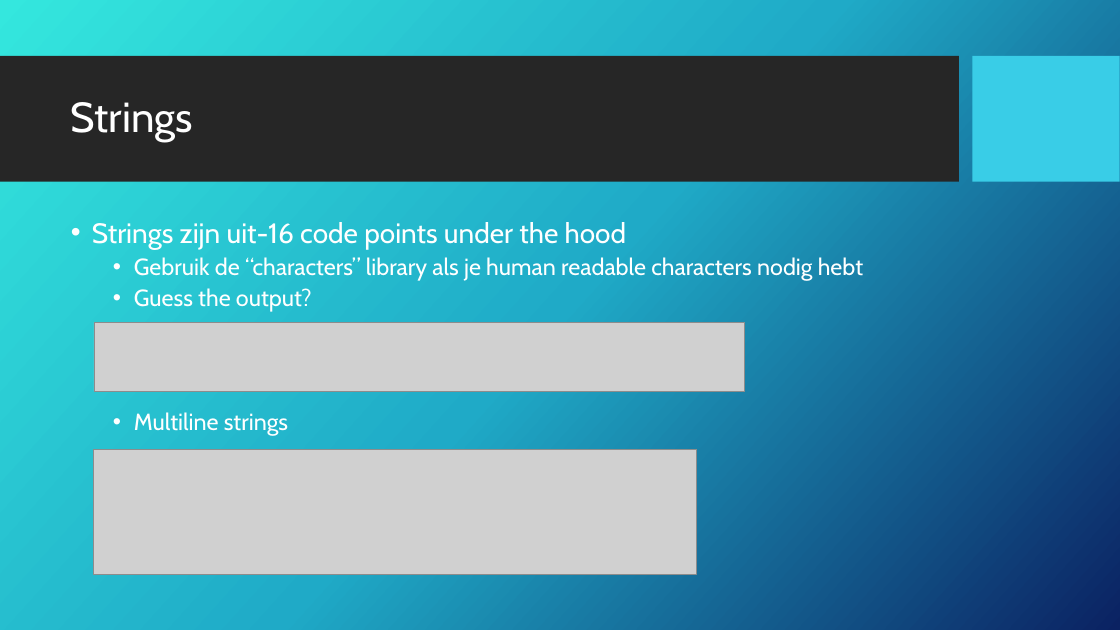
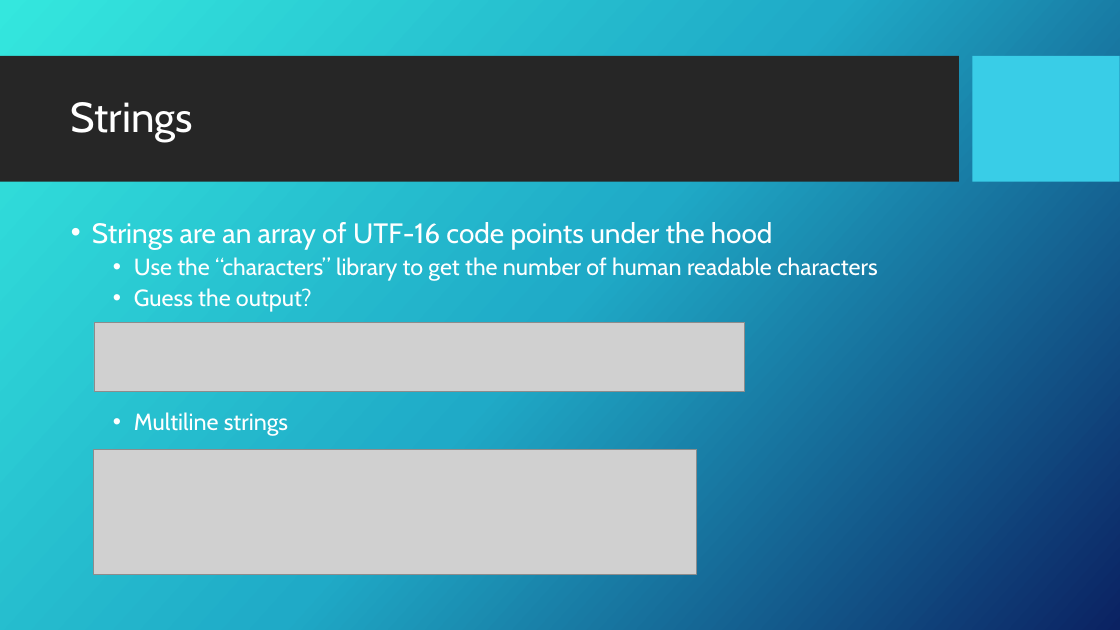
Before and after one commit to GDSC-ADEK/dart-flutter-course, a slide deck: slide 14 of week2/week2_slideshow.pptx (slide 13 before the commit). Drawn at 1120x630 pixels with LibreOffice and Linux fonts; fonts in the diff are those of the drawing; grey boxes stand for pictures; background and template pictures are left out. Boxes give left, top, right and bottom in pixels: in the first picture for what was removed or moved away, otherwise in the second. Text is boxed around its words. In the diff, an @@ line names an element or a change of style, - is before the commit and + after.

```diff
--- a/week2/week2_slideshow.pptx
+++ b/week2/week2_slideshow.pptx
@@ text at bbox=[92, 222, 878, 281]: text changed @@
-• Strings zijn uit-16 code points under the hood
-  • Gebruik de “characters” library als je human readable characters nodig hebt
+• Strings are an array of UTF-16 code points under the hood
+  • Use the “characters” library to get the number of human readable characters
```
Also in this commit, not shown: 14 other slides changed, 8 slides added, 8 other files.
